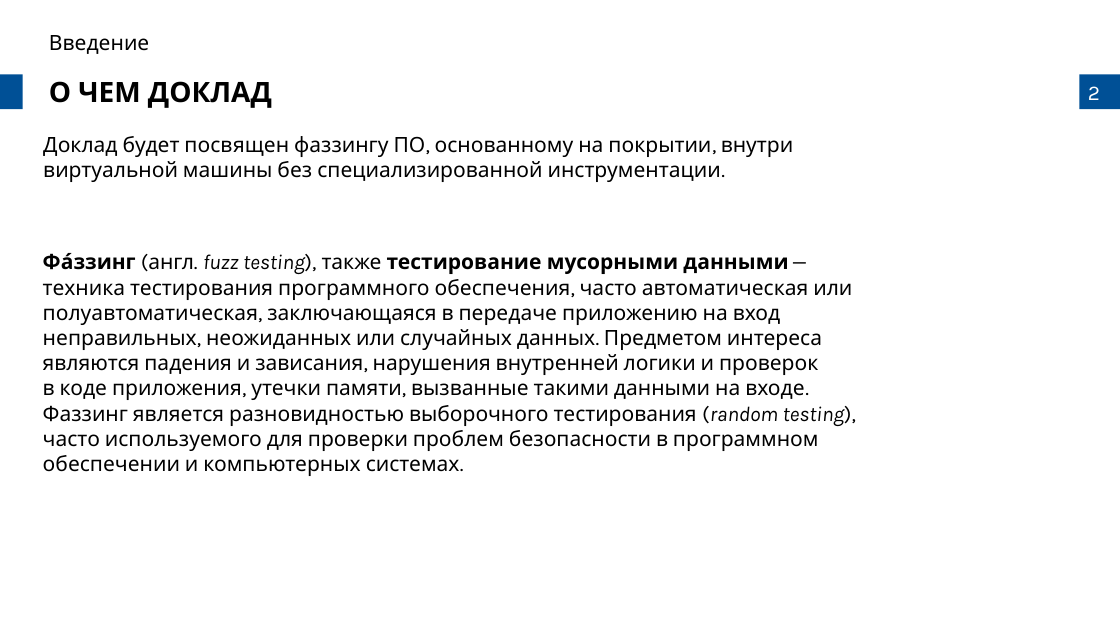
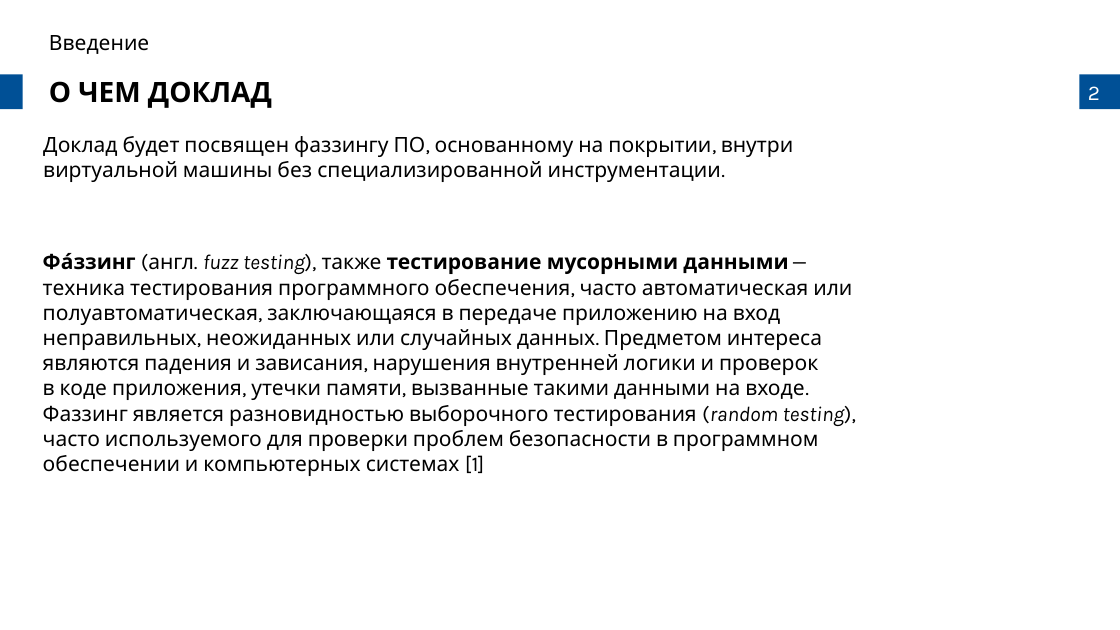
Before and after one commit to prostoAlexandr/BeeTech_2024, a slide deck: slide 2 of Belikov_Virtual_machine_fuzzing_types_and_approaches.pptx. Drawn at 1120x630 pixels with LibreOffice and Linux fonts; fonts in the diff are those of the drawing; background and template pictures are left out. Boxes give left, top, right and bottom in pixels: in the first picture for what was removed or moved away, otherwise in the second. Text is boxed around its words. In the diff, an @@ line names an element or a change of style, - is before the commit and + after.

Commit message:
Work on presentation finished

```diff
--- a/Belikov_Virtual_machine_fuzzing_types_and_approaches.pptx
+++ b/Belikov_Virtual_machine_fuzzing_types_and_approaches.pptx
@@ text at (43,253,856,476): text changed @@
-Фа́ззинг (англ. fuzz testing), также тестирование мусорными данными — техника тестирования программного обеспечения, часто автоматическая или полуавтоматическая, заключающаяся в передаче приложению на вход неправильных, неожиданных или случайных данных. Предметом интереса являются падения и зависания, нарушения внутренней логики и проверок в коде приложения, утечки памяти, вызванные такими данными на входе. Фаззинг является разновидностью выборочного тестирования (random testing), часто используемого для проверки проблем безопасности в программном обеспечении и компьютерных системах.
+Фа́ззинг (англ. fuzz testing), также тестирование мусорными данными — техника тестирования программного обеспечения, часто автоматическая или полуавтоматическая, заключающаяся в передаче приложению на вход неправильных, неожиданных или случайных данных. Предметом интереса являются падения и зависания, нарушения внутренней логики и проверок в коде приложения, утечки памяти, вызванные такими данными на входе. Фаззинг является разновидностью выборочного тестирования (random testing), часто используемого для проверки проблем безопасности в программном обеспечении и компьютерных системах [1]
```
Also in this commit, not shown: 10 other slides changed, 7 slides added, 2 slides removed, 1 other file.
